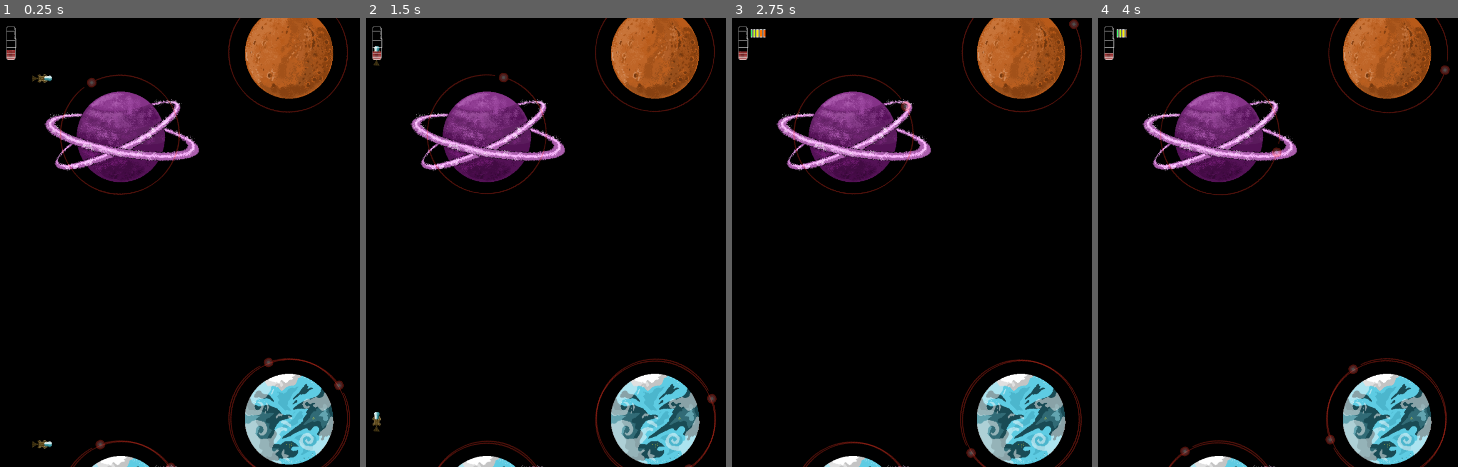
Above: before the commit, frames 1-4 (left to right).
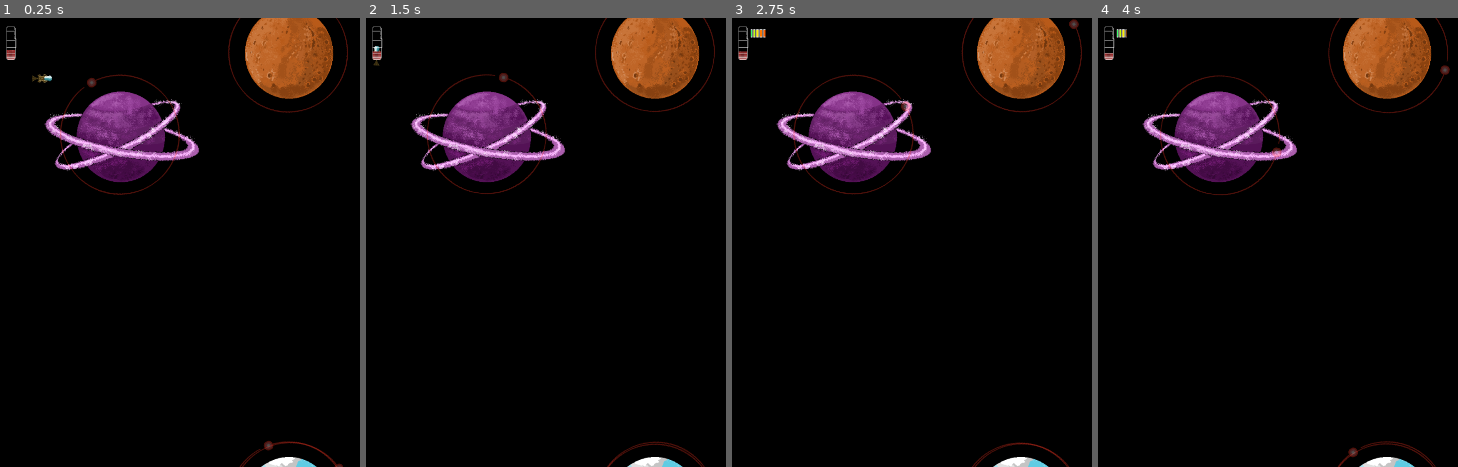
Above: after the commit, the same moments.

Repository: ricargoes/super-platypus-drifter
Game: Godot game, scene res://levels/TestLevel.tscn
The game is run twice, just before and just after one commit, with the same random seed, the same clock (stepped at 60 frames per second) and the same inputs. This scene is started directly instead of the project's main scene.
Inputs (mouse positions are in pixels of both pictures, inside the frame that each line leads up to):
- Up to frame 1 (0.25 s): no input
- Up to frame 2 (1.5 s): tap Enter (ui_accept) at 0.5, 0.77 s; move the mouse to (722, 332) at 0.52 s; hold Space (ship_boost) 0.53-1.28 s; hold Right (ship_turn_right) from 0.53 s (still down); move the mouse to (outside the picture) at 1.27 s; tap Space (ship_boost) at 1.35 s
- Up to frame 3 (2.75 s): tap Enter (ui_accept) at 1.52, 2 s; move the mouse to (890, 175) at 2.02 s; release Right (ship_turn_right) at 2.03 s; hold Left (ship_turn_left) from 2.03 s (still down); hold Space (ship_boost) from 2.03 s (still down)
- Up to frame 4 (4 s): keep holding Left (ship_turn_left); move the mouse to (outside the picture) at 2.77 s; release Space (ship_boost) at 2.78 s; tap Space (ship_boost) at 2.85 s; tap Enter (ui_accept) at 3.02, 3.5, 3.77 s; move the mouse to (1375, 130) at 3.52 s; hold Space (ship_boost) from 3.53 s (still down)

The runs differ from the first frame. In frame 1, 5.2% of the frame differs, in the area x 8-98%, y 75-100%; in frame 2, 5.2%; in frame 3, 5.1%; in frame 4, 5.2%.

Commit message:
Remove debug code

Diff:
--- a/common/Ghost.gd
+++ b/common/Ghost.gd
@@ -26,7 +26,7 @@
 		top_ghost.set_rotation(sprite.get_rotation())
 		top_ghost.set_global_position(Vector2(
 			sprite.global_position.x,
-			sprite.global_position.y - SPD.LEVEL_HEIGHT +200
+			sprite.global_position.y - SPD.LEVEL_HEIGHT
 		))
 		if sprite is Sprite:
 			if bottom_ghost.texture != sprite.texture:
@@ -37,7 +37,7 @@
 		bottom_ghost.set_rotation(sprite.get_rotation())
 		bottom_ghost.set_global_position(Vector2(
 			sprite.global_position.x,
-			sprite.global_position.y + SPD.LEVEL_HEIGHT -200
+			sprite.global_position.y + SPD.LEVEL_HEIGHT
 		))
 		if sprite is AnimatedSprite:
 			top_ghost.frame = sprite.frame
